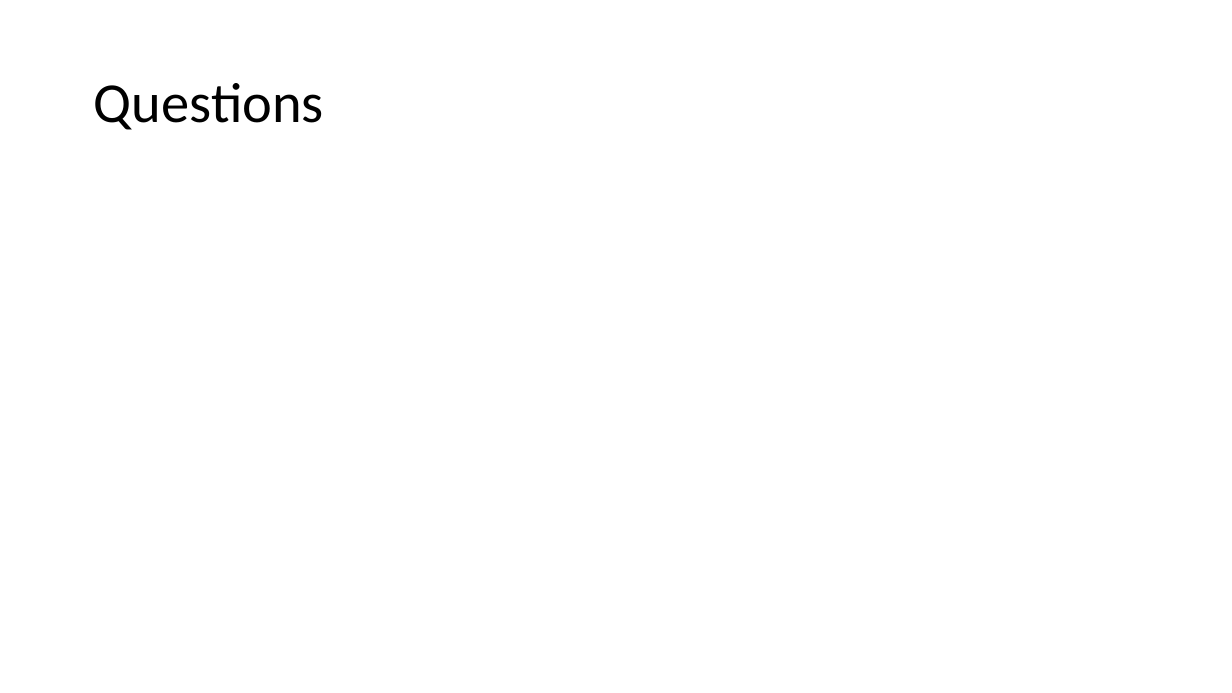
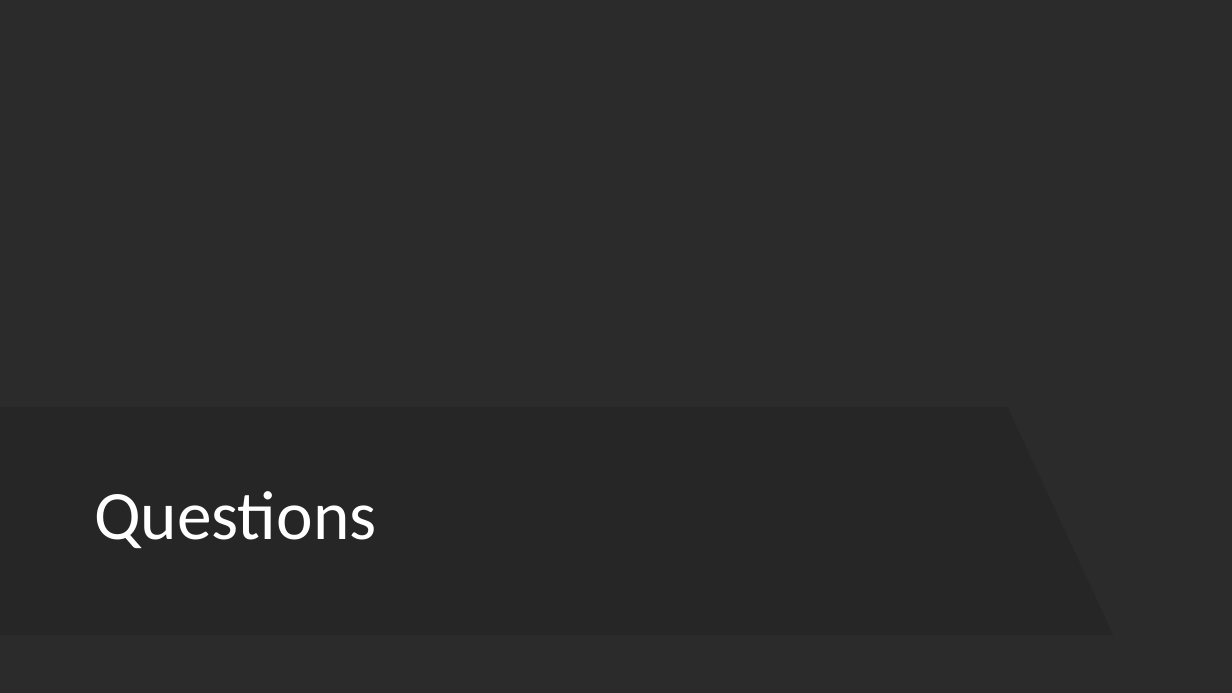
Before and after one commit to johnwanng/projectTWO, a slide deck: slide 9 of FIFA World Cup Presentation.pptx. Drawn at 1232x693 pixels with LibreOffice and Linux fonts; fonts in the diff are those of the drawing; background and template pictures are left out; a plain dark background stands for a picture behind light text. Boxes give left, top, right and bottom in pixels: in the first picture for what was removed or moved away, otherwise in the second. Text is boxed around its words. In the diff, an @@ line names an element or a change of style, - is before the commit and + after.

```diff
--- a/FIFA World Cup Presentation.pptx
+++ b/FIFA World Cup Presentation.pptx
@@ background #FFFFFF to picture (left out) @@
@@ freeform shape added at <box>0,407,1114,635</box>, fill #262626 at 88% opacity @@
@@ title "Questions": place and size @@
-title "Questions" at <box>94,83,324,130</box>
+title "Questions" at <box>94,491,376,548</box>
@@ title "Questions" at <box>94,491,376,548</box>: size 44 to 54 pt, text colour #000000 to #FFFFFF; vertical alignment middle to bottom @@
```
Also in this commit, not shown: 7 other slides changed, 1 slide added, 1 slide removed.
